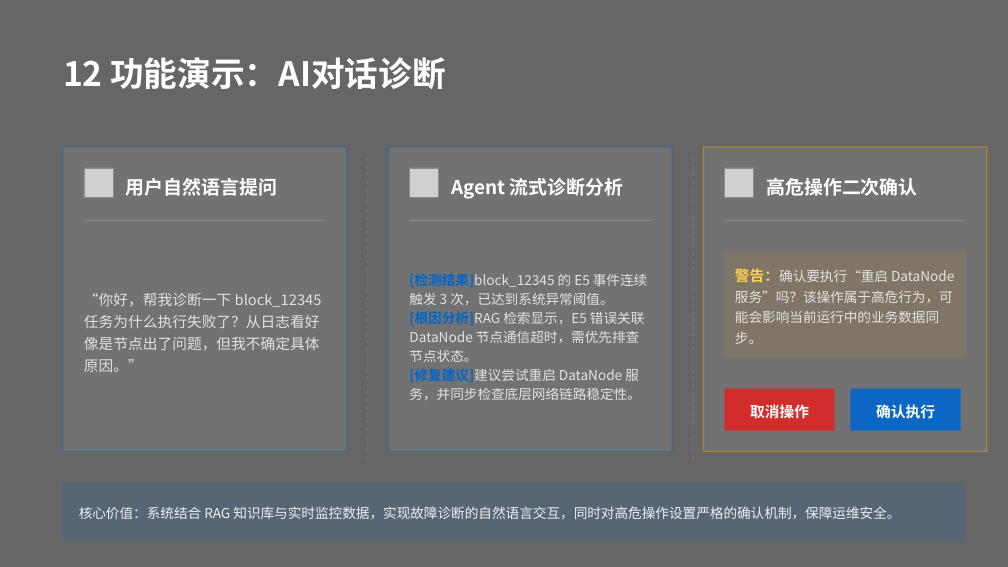
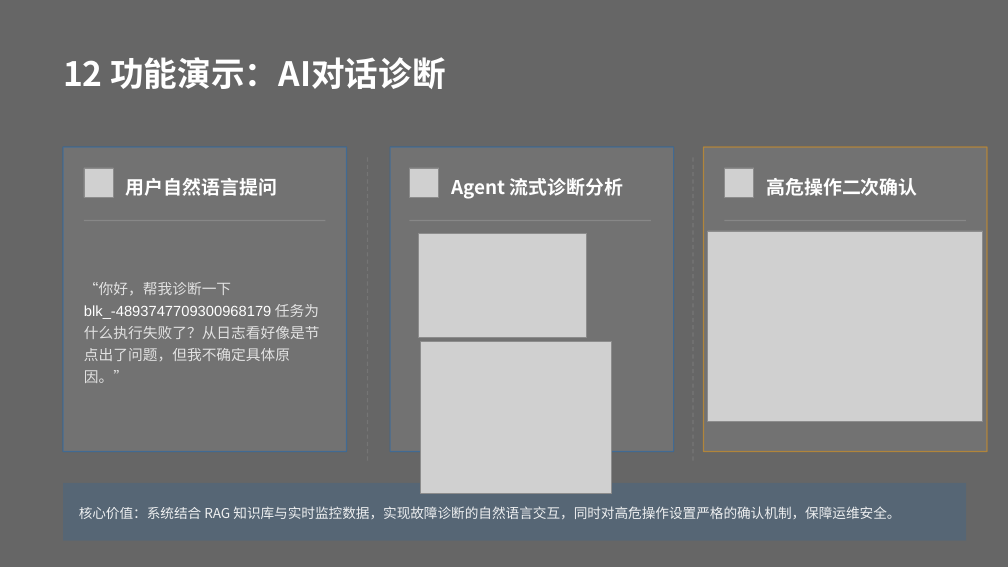
Before and after one commit to wweien1130-ui/AIOps-HDFS, a slide deck: slide 13 of 基于智能体集群的HDFS自动运维系统.pptx. Drawn at 1008x567 pixels with LibreOffice and Linux fonts; fonts in the diff are those of the drawing; grey boxes stand for pictures; background and template pictures are left out. Boxes give left, top, right and bottom in pixels: in the first picture for what was removed or moved away, otherwise in the second. Text is boxed around its words. In the diff, an @@ line names an element or a change of style, - is before the commit and + after.

```diff
--- a/基于智能体集群的HDFS自动运维系统.pptx
+++ b/基于智能体集群的HDFS自动运维系统.pptx
@@ picture added at <box>418,234,587,338</box> @@
@@ picture added at <box>708,231,983,422</box> @@
@@ rounded rectangle removed at <box>724,252,966,357</box> @@
@@ text removed at <box>735,268,954,344</box> @@
-警告：确认要执行“重启 DataNode 服务”吗？该操作属于高危行为，可能会影响当前运行中的业务数据同步。
@@ text at <box>84,282,320,383</box>: text changed @@
-“你好，帮我诊断一下 block_12345 任务为什么执行失败了？从日志看好像是节点出了问题，但我不确定具体原因。”
+“你好，帮我诊断一下 blk_-4893747709300968179 任务为什么执行失败了？从日志看好像是节点出了问题，但我不确定具体原因。”
@@ text removed at <box>409,273,647,400</box> @@
-[检测结果]block_12345 的 E5 事件连续触发 3 次，已达到系统异常阈值。
-[根因分析]RAG 检索显示，E5 错误关联 DataNode 节点通信超时，需优先排查节点状态。
-[修复建议]建议尝试重启 DataNode 服务，并同步检查底层网络链路稳定性。
@@ picture added at <box>420,342,612,493</box> @@
@@ rounded rectangle removed at <box>724,389,835,431</box> @@
@@ rounded rectangle removed at <box>851,389,961,431</box> @@
@@ text removed at <box>750,404,809,418</box> @@
-取消操作
@@ text removed at <box>876,404,935,419</box> @@
-确认执行
```
Also in this commit, not shown: 2 other slides changed, 6 other files.
